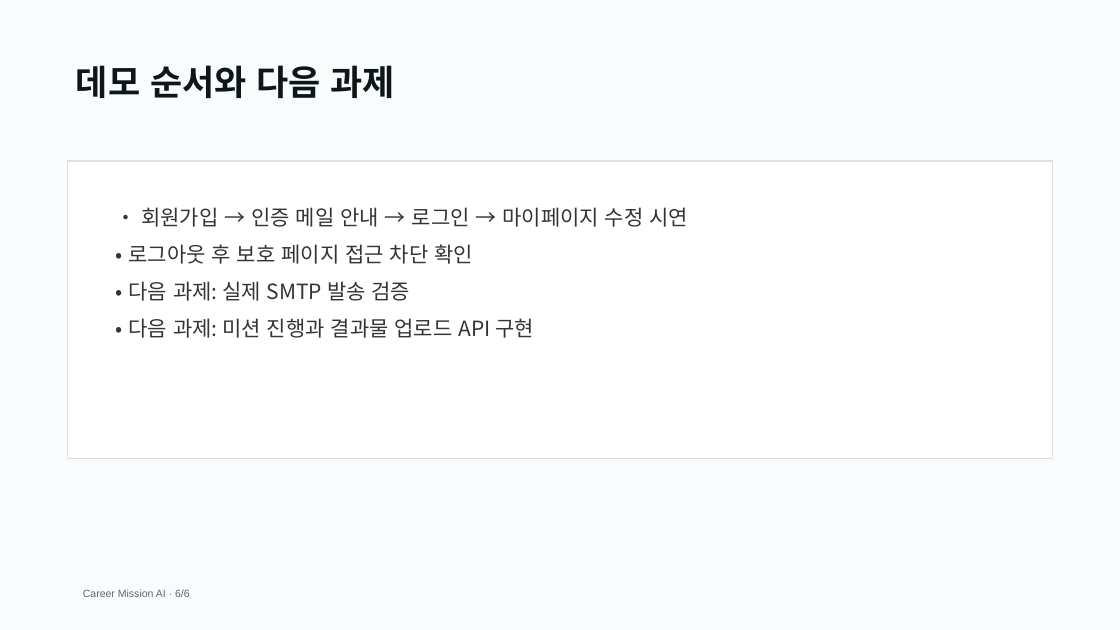
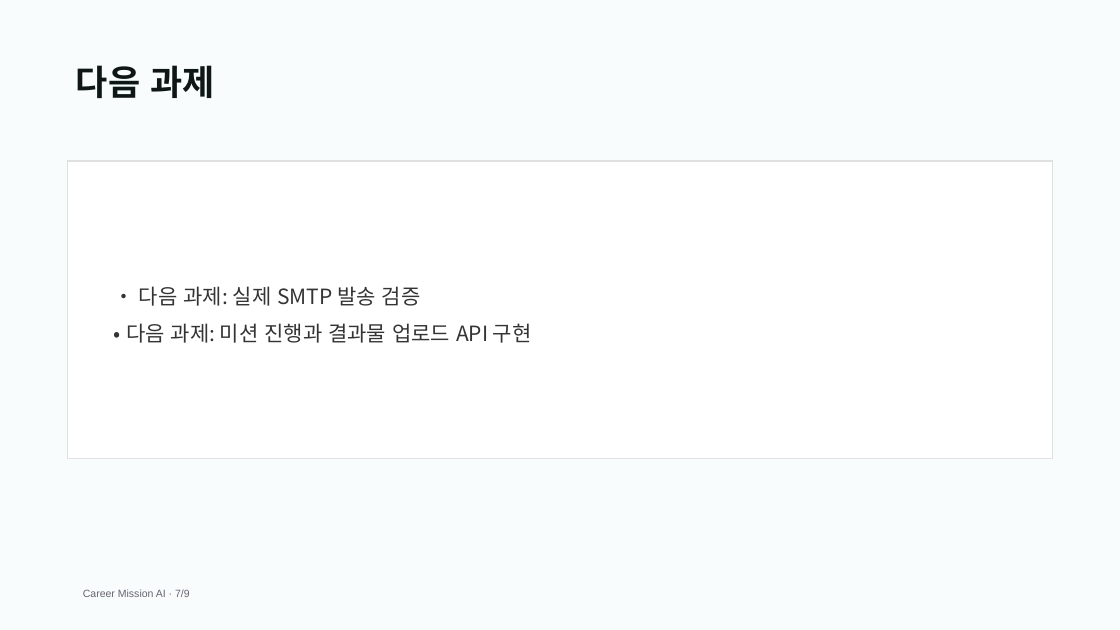
Before and after one commit to Mureung1/hub-showcase, a slide deck: slide 7 of AI_agent/docs/career-mission-demo.pptx (slide 6 before the commit). Drawn at 1120x630 pixels with LibreOffice and Linux fonts; fonts in the diff are those of the drawing. Boxes give left, top, right and bottom in pixels: in the first picture for what was removed or moved away, otherwise in the second. Text is boxed around its words. In the diff, an @@ line names an element or a change of style, - is before the commit and + after.

```diff
--- a/AI_agent/docs/career-mission-demo.pptx
+++ b/AI_agent/docs/career-mission-demo.pptx
@@ text at [76, 65, 214, 98]: text changed @@
-데모 순서와 다음 과제
+다음 과제
@@ text at [129, 207, 688, 264]: paragraphs removed @@
-• 회원가입 → 인증 메일 안내 → 로그인 → 마이페이지 수정 시연
-• 로그아웃 후 보호 페이지 접근 차단 확인
@@ text "• 다음 과제: 실제 SMTP ...": place and size @@
-text "• 다음 과제: 실제 SMTP ..." at [129, 207, 688, 338]
+text "• 다음 과제: 실제 SMTP ..." at [126, 286, 532, 343]
@@ text at [83, 589, 190, 597]: text changed @@
-Career Mission AI · 6/6
+Career Mission AI · 7/9
```
Also in this commit, not shown: 7 other slides changed, 1 slide added, 12 other files.
